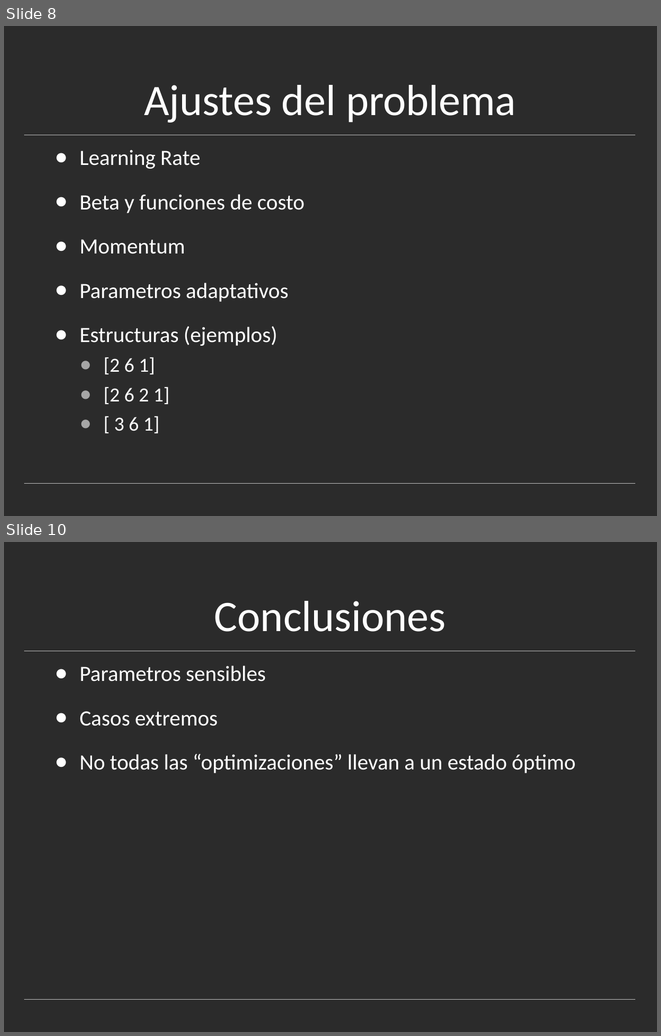
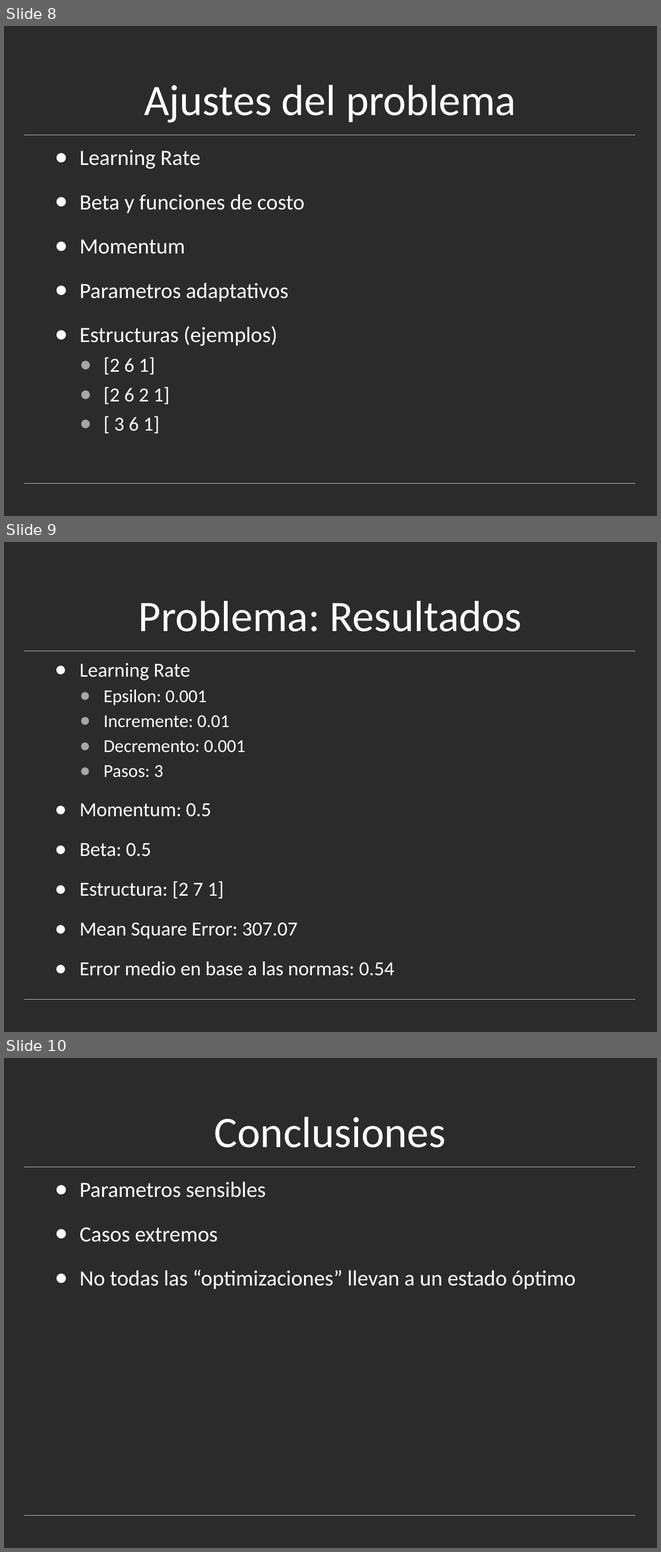
Before and after one commit to esneider/ITBA_SIA_13_NeuralNetworks, a slide deck: presentation/Presentacion_RN.ppt. Shown one above the other, each under a label of ours: slides 8 and 10 before the commit, slides 8, 9 and 10 after it; the slides between them are not shown. The pictures are 661x1036 and 661x1552 pixels, drawn with LibreOffice and Linux fonts; fonts in the diff are those of the drawing; background and template pictures are left out; a plain dark background stands for a picture behind light text. Boxes give left, top, right and bottom in pixels: in the first picture for what was removed or moved away, otherwise in the second. Text is boxed around its words. In the diff, an @@ line names an element or a change of style, - is before the commit and + after.

Commit message:
ppt final

```diff
--- a/presentation/Presentacion_RN.ppt
+++ b/presentation/Presentacion_RN.ppt
@@ slide 9 added at <box>4,542,657,1032</box>, background picture (left out); not listed: 2 template elements that a slide beside it also shows @@
@@ title added at <box>139,601,522,632</box>, 48 pt, text #FFFFFF @@
+Problema: Resultados
@@ text added at <box>80,663,395,976</box>, 22 pt, text #FFFFFF @@
+● Learning Rate
+  ● Epsilon: 0.001
+  ● Incremente: 0.01
+  ● Decremento: 0.001
+  ● Pasos: 3
+● Momentum: 0.5
+● Beta: 0.5
+● Estructura: [2 7 1]
+● Mean Square Error: 307.07
+● Error medio en base a las normas: 0.54
```
Also in this commit, not shown: 1 slide removed.
